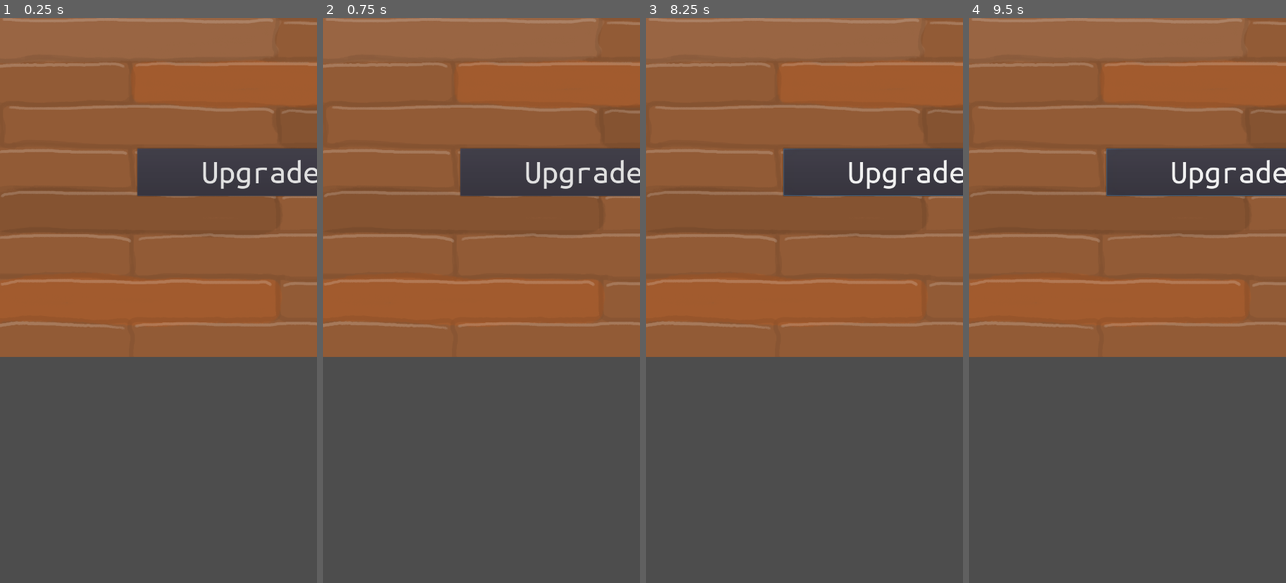
Above: before the commit, frames 1-4 (left to right).
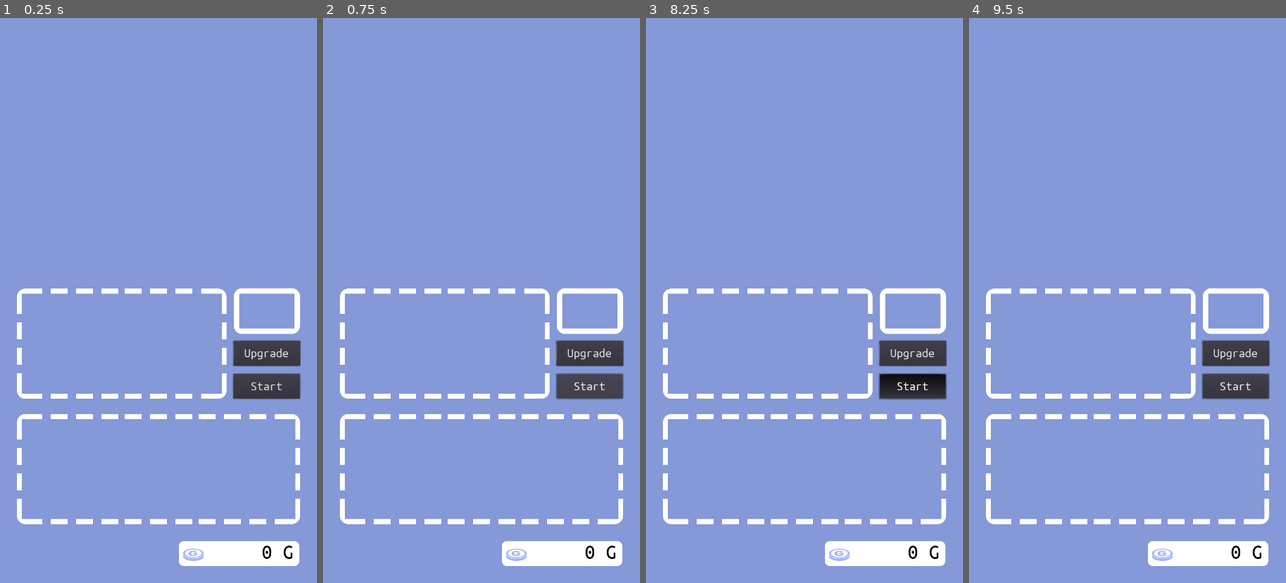
Above: after the commit, the same moments.

Repository: matzebond/DiceRepair
Game: Godot game, scene res://scenes/screens/UpgradeScene.tscn
Two runs of this game, one before a commit and one after it. Both use one fixed random seed, a clock stepped at 60 frames per second and the inputs below. This scene is started directly instead of the project's main scene.
Inputs (mouse positions are in pixels of both pictures, inside the frame that each line leads up to):
- Up to frame 1 (0.25 s): no input
- Up to frame 2 (0.75 s): click (589, 385) at 0.5 s, where only the run after the commit has a clickable "Start"
- Up to frame 3 (8.25 s): click (912, 385) at 1.25 s, where only the run after the commit has a clickable "Start"; click "Upgrade" at 2 s; click "Upgrade" at 2.75 s; click "Upgrade" at 3.5 s; click (912, 385) at 4.25 s, where only the run after the commit has a clickable "Start"; tap Enter at 5, 6.5, 8 s; move the mouse to (874, 272) at 5.02 s; click (874, 272) at 5.17 s; tap Space at 5.75, 7.25 s; drag from (741, 328) to (712, 80) at 5.77 s; move the mouse to (836, 176) at 6.52 s; click (836, 176) at 6.67 s; drag from (788, 413) to (852, 283) at 7.27 s; move the mouse to (899, 385) at 8.02 s; click (899, 385) at 8.17 s
- Up to frame 4 (9.5 s): tap Space at 8.75 s; drag from (1032, 215) to (1175, 283) at 8.77 s

The runs differ from the first frame. In frame 1, 99% of the frame differs, in the area x 0-100%, y 0-100%; in frame 2, 99%; in frame 3, 100%; in frame 4, 99%.

Commit message:
Adjust tutorial and update for new layout

Diff:
--- a/scenes/die/DiePreview.gd
+++ b/scenes/die/DiePreview.gd
@@ -28,7 +28,7 @@
         add_child(dupl)
         dummy_dice.push_back(dupl)
         dupl.modulate.a = 0
-        $Tween.interpolate_property(dupl, "position:x", 0, (i+1) * DIE_DST, EXTRACT_TIME, Tween.TRANS_SINE, Tween.EASE_IN_OUT)
+        $Tween.interpolate_property(dupl, "position:y", 0, -(i+1) * DIE_DST, EXTRACT_TIME, Tween.TRANS_SINE, Tween.EASE_IN_OUT)
         $Tween.interpolate_property(dupl, "modulate:a", 0, 1, EXTRACT_TIME, Tween.TRANS_SINE, Tween.EASE_IN_OUT)
     $Tween.start()
     return self
@@ -39,7 +39,7 @@
     $Tween.connect("tween_completed", self, "destroy_completed", [], CONNECT_ONESHOT)
     for i in range(faces):
         var dice = dummy_dice[i]
-        $Tween.interpolate_property(dice, "position:x", dice.position.x, 0, CONTRACT_TIME, Tween.TRANS_SINE, Tween.EASE_IN_OUT)
+        $Tween.interpolate_property(dice, "position:y", dice.position.y, 0, CONTRACT_TIME, Tween.TRANS_SINE, Tween.EASE_IN_OUT)
         $Tween.interpolate_property(dice, "modulate:a", dice.modulate.a, 0, CONTRACT_TIME, Tween.TRANS_SINE, Tween.EASE_IN_OUT)
     $Tween.start()
 
--- a/scenes/screens/ToolBench.gd
+++ b/scenes/screens/ToolBench.gd
@@ -13,7 +13,7 @@
     var preview = DiePreview.instance()
     add_child(preview)
     preview.init(item, true)
-    preview.global_position = item.global_position + Vector2(50, 0)
+    preview.global_position = item.global_position + Vector2(0, -50)
     previews[item.name] = preview
 
     item.connect("undrop_item", self, "_on_DropArea_undrop_item", [], CONNECT_ONESHOT)
--- a/scenes/screens/TutorialScene.tscn
+++ b/scenes/screens/TutorialScene.tscn
@@ -6,12 +6,15 @@
 [ext_resource path="res://scenes/drop_area/DropArea.tscn" type="PackedScene" id=4]
 [ext_resource path="res://scenes/ui/TimeFont.tres" type="DynamicFont" id=5]
 [ext_resource path="res://scenes/ui/Time.gd" type="Script" id=6]
+[ext_resource path="res://assets/img/ui/fader.png" type="Texture" id=7]
 [ext_resource path="res://scenes/ui/Money.gd" type="Script" id=8]
 
 [node name="TutorialScene" type="Node2D"]
 script = ExtResource( 2 )
 
 [node name="Background" parent="." instance=ExtResource( 1 )]
+position = Vector2( 375, 666.758 )
+texture = ExtResource( 7 )
 
 [node name="Time" type="Label" parent="."]
 visible = false
@@ -47,6 +50,11 @@
 position = Vector2( 655.561, 39.2213 )
 color = Color( 0.580392, 0.905882, 0.054902, 1 )
 
+[node name="DieArea2" parent="." instance=ExtResource( 4 )]
+position = Vector2( 375, 950 )
+scale = Vector2( 3, 3 )
+
 [node name="DieArea" parent="." instance=ExtResource( 4 )]
-position = Vector2( 270, 390 )
-scale = Vector2( 2, 2 )
+position = Vector2( 375, 1170 )
+rotation = 3.14159
+scale = Vector2( 3, 0.5 )
--- a/scenes/screens/TutorialScript.gd
+++ b/scenes/screens/TutorialScript.gd
@@ -1,18 +1,15 @@
 extends Node2D
 const Die = preload("res://scenes/die/Die.tscn")
+const DieScript = preload("res://scenes/die/Die.gd")
 const DiePreview = preload("res://scenes/die/DiePreview.tscn")
 
-const ROUND_TIME = 20
 const DICE_MIN_DST = 120
-
 
 func end_scene():
     pass
 
 
 func start_scene(dice):
-    get_tree().current_scene.game_running = true
-    get_tree().current_scene.time = ROUND_TIME
     var dice_inst = []
     for die in dice:
         var die_inst = Die.instance().init(die)
@@ -25,9 +22,10 @@
 
     for die in dice_inst:
         var preview = DiePreview.instance()
+        # die.state = DieScript.Taken
         die.add_child(preview)
         preview.init(die)
-        preview.global_position = die.global_position + Vector2(50, 0)
+        preview.global_position = die.global_position + Vector2(0, -50)
         previews[die.name] = preview
         yield(get_tree().create_timer(0.2), "timeout")
 
--- a/scenes/screens/UpgradeScene.tscn
+++ b/scenes/screens/UpgradeScene.tscn
@@ -1,6 +1,6 @@
 [gd_scene load_steps=9 format=2]
 
-[ext_resource path="res://assets/img/ui/bg.png" type="Texture" id=1]
+[ext_resource path="res://assets/img/ui/upgrade.png" type="Texture" id=1]
 [ext_resource path="res://scenes/ui/TimeFont.tres" type="DynamicFont" id=2]
 [ext_resource path="res://assets/fonts/UbuntuMono-R.ttf" type="DynamicFontData" id=3]
 [ext_resource path="res://scenes/drop_area/DropArea.tscn" type="PackedScene" id=4]
@@ -9,21 +9,21 @@
 [ext_resource path="res://scenes/ui/Money.gd" type="Script" id=7]
 
 [sub_resource type="DynamicFont" id=1]
-size = 80
+size = 30
 font_data = ExtResource( 3 )
 
 [node name="UpgradeScreen" type="Node2D"]
 script = ExtResource( 6 )
 
 [node name="bg" type="Sprite" parent="."]
-position = Vector2( 640, 400 )
+position = Vector2( 375, 667 )
 texture = ExtResource( 1 )
 
 [node name="Money" type="Label" parent="."]
-margin_left = 1089.83
-margin_top = 20.3467
-margin_right = 1253.83
-margin_bottom = 71.3467
+margin_left = 529.55
+margin_top = 1234.7
+margin_right = 693.55
+margin_bottom = 1285.7
 rect_pivot_offset = Vector2( 621.451, 310.514 )
 custom_fonts/font = ExtResource( 2 )
 custom_colors/font_color = Color( 0, 0, 0, 1 )
@@ -35,10 +35,10 @@
 }
 
 [node name="StartButton" type="Button" parent="."]
-margin_left = 1000.76
-margin_top = 569.0
-margin_right = 1234.76
-margin_bottom = 692.0
+margin_left = 552.0
+margin_top = 840.0
+margin_right = 710.0
+margin_bottom = 899.0
 custom_fonts/font = SubResource( 1 )
 text = "Start"
 __meta__ = {
@@ -46,27 +46,27 @@
 }
 
 [node name="ToolBench" type="Node2D" parent="."]
-position = Vector2( 650, 150 )
+position = Vector2( 387.456, 773.045 )
 script = ExtResource( 5 )
 
+[node name="DropArea" parent="ToolBench" instance=ExtResource( 4 )]
+position = Vector2( -99.4556, -5.04541 )
+scale = Vector2( 2, 0.8 )
+
 [node name="UpgradeButton" type="Button" parent="ToolBench"]
-margin_left = -324.614
-margin_top = 158.413
-margin_right = 260.386
-margin_bottom = 270.413
+margin_left = 165.0
+margin_top = -11.292
+margin_right = 323.0
+margin_bottom = 48.0
 custom_fonts/font = SubResource( 1 )
 text = "Upgrade"
 __meta__ = {
 "_edit_use_anchors_": false
 }
 
-[node name="DropArea" parent="ToolBench" instance=ExtResource( 4 )]
-position = Vector2( -491, 0 )
-scale = Vector2( 0.4, 0.7 )
-
 [node name="DieArea" parent="." instance=ExtResource( 4 )]
-position = Vector2( 490.154, 626.457 )
-scale = Vector2( 4.7, 1.5 )
+position = Vector2( 375, 1067 )
+scale = Vector2( 3, 1 )
 [connection signal="pressed" from="StartButton" to="." method="_on_StartButton_pressed"]
+[connection signal="drop_item" from="ToolBench/DropArea" to="ToolBench" method="_on_DropArea_drop_item"]
 [connection signal="pressed" from="ToolBench/UpgradeButton" to="ToolBench" method="_on_UpgradeButton_pressed"]
-[connection signal="drop_item" from="ToolBench/DropArea" to="ToolBench" method="_on_DropArea_drop_item"]
Not shown: 1 places in scenes/screens/TutorialScene.tscn that only renumber resources
